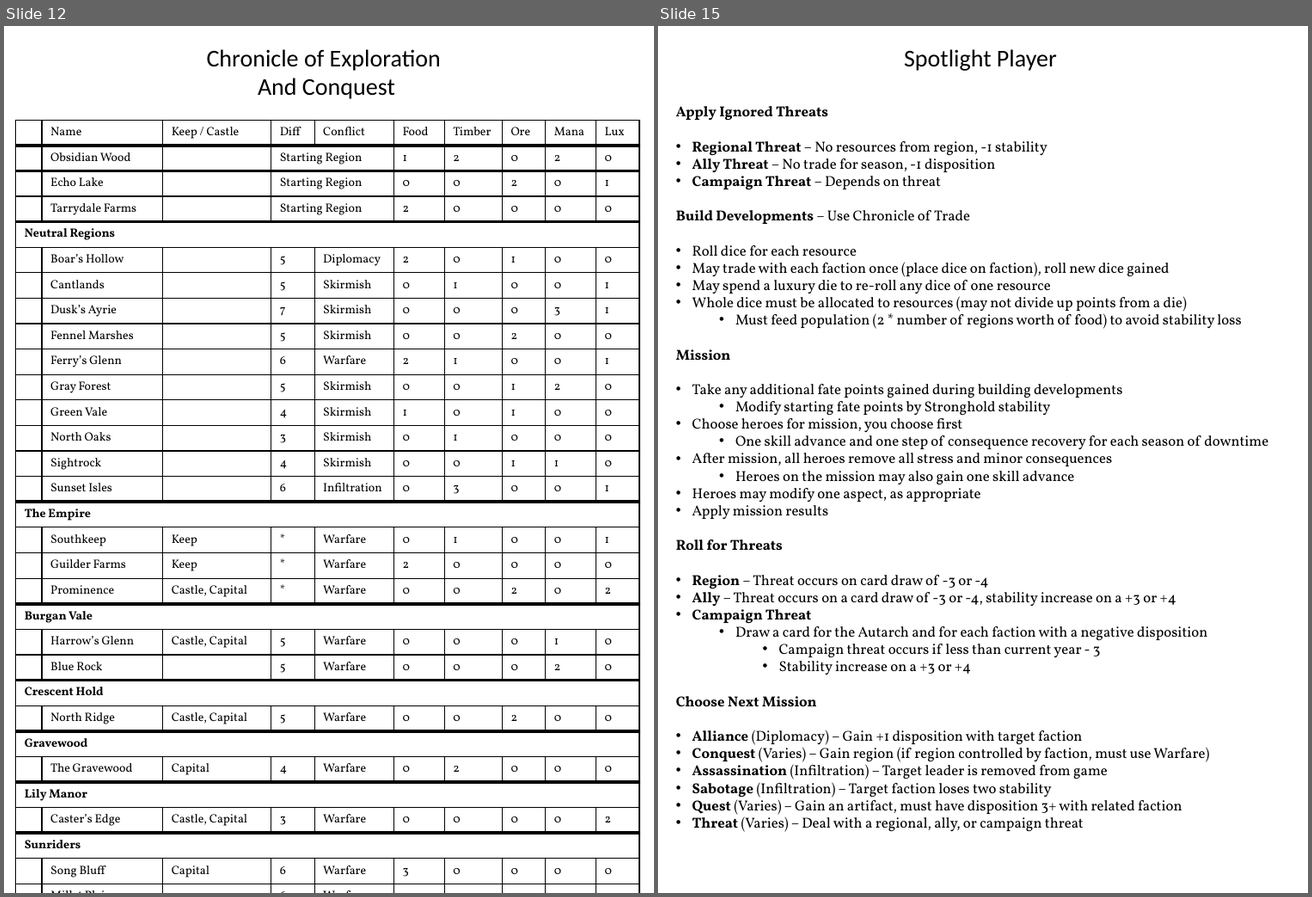
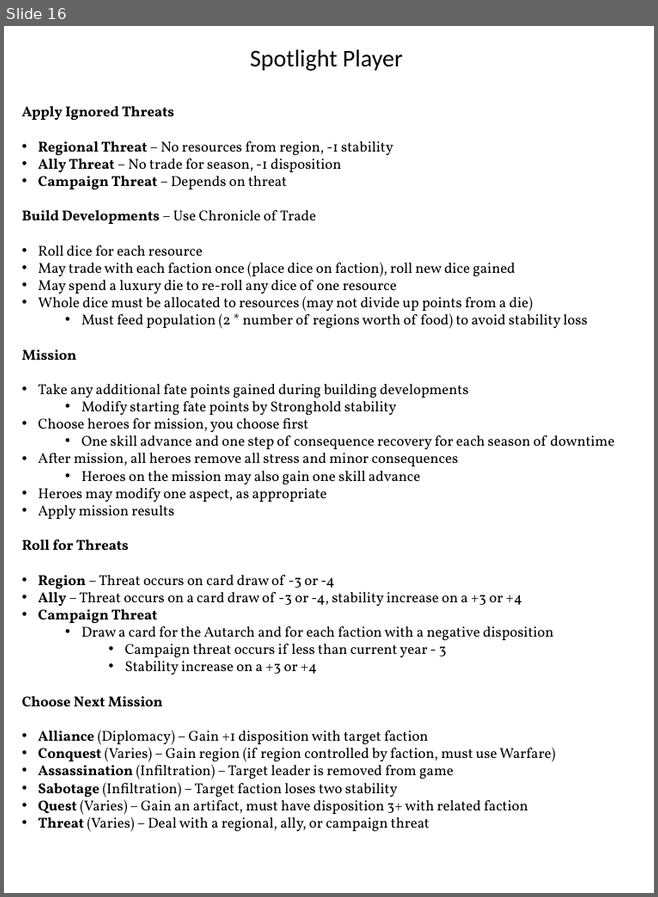
Before and after one commit to ziapeltagames/wrath-of-the-autarch, a slide deck: sheets/Core Sheets.pptx. Shown side by side, each under a label of ours: slides 12 and 15 before the commit, slide 16 after it; the slides between them are not shown. The pictures are 1312x897 and 658x897 pixels, drawn with LibreOffice and Linux fonts; fonts in the diff are those of the drawing. Boxes give left, top, right and bottom in pixels: in the first picture for what was removed or moved away, otherwise in the second. Text is boxed around its words. In the diff, an @@ line names an element or a change of style, - is before the commit and + after.

Commit message:
Empire Updates
Updates to the main Imperial quests.

```diff
--- a/sheets/Core Sheets.pptx
+++ b/sheets/Core Sheets.pptx
@@ slide 12 removed at [4,26,654,893], background #FFFFFF @@
@@ text removed at [207,49,441,99] @@
-Chronicle of Exploration
-And Conquest
@@ table removed at [16,120,640,881], 32 rows, 10 columns @@
- | Name | Keep / Castle | Diff | Conflict | Food | Timber | Ore | Mana | Lux
- | Obsidian Wood |  | Starting Region |  | 1 | 2 | 0 | 2 | 0
- | Echo Lake |  | Starting Region |  | 0 | 0 | 2 | 0 | 1
- | Tarrydale Farms |  | Starting Region |  | 2 | 0 | 0 | 0 | 0
-Neutral Regions |  |  |  |  |  |  |  |  | 
- | Boar’s Hollow |  | 5 | Diplomacy | 2 | 0 | 1 | 0 | 0
- | Cantlands |  | 5 | Skirmish | 0 | 1 | 0 | 0 | 1
- | Dusk’s Ayrie |  | 7 | Skirmish | 0 | 0 | 0 | 3 | 1
- | Fennel Marshes |  | 5 | Skirmish | 0 | 0 | 2 | 0 | 0
- | Ferry’s Glenn |  | 6 | Warfare | 2 | 1 | 0 | 0 | 1
- | Gray Forest |  | 5 | Skirmish | 0 | 0 | 1 | 2 | 0
- | Green Vale |  | 4 | Skirmish | 1 | 0 | 1 | 0 | 0
- | North Oaks |  | 3 | Skirmish | 0 | 1 | 0 | 0 | 0
- | Sightrock |  | 4 | Skirmish | 0 | 0 | 1 | 1 | 0
- | Sunset Isles |  | 6 | Infiltration | 0 | 3 | 0 | 0 | 1
-The Empire |  |  |  |  |  |  |  |  | 
- | Southkeep | Keep | * | Warfare | 0 | 1 | 0 | 0 | 1
- | Guilder Farms | Keep | * | Warfare | 2 | 0 | 0 | 0 | 0
- | Prominence | Castle, Capital | * | Warfare | 0 | 0 | 2 | 0 | 2
-Burgan Vale |  |  |  |  |  |  |  |  | 
- | Harrow’s Glenn | Castle, Capital | 5 | Warfare | 0 | 0 | 0 | 1 | 0
- | Blue Rock |  | 5 | Warfare | 0 | 0 | 0 | 2 | 0
-Crescent Hold |  |  |  |  |  |  |  |  | 
- | North Ridge | Castle, Capital | 5 | Warfare | 0 | 0 | 2 | 0 | 0
-Gravewood |  |  |  |  |  |  |  |  | 
- | The Gravewood | Capital | 4 | Warfare | 0 | 2 | 0 | 0 | 0
-Lily Manor |  |  |  |  |  |  |  |  | 
- | Caster’s Edge | Castle, Capital | 3 | Warfare | 0 | 0 | 0 | 0 | 2
-Sunriders |  |  |  |  |  |  |  |  | 
- | Song Bluff | Capital | 6 | Warfare | 3 | 0 | 0 | 0 | 0
- | Millet Plain |  | 6 | Warfare | 1 | 1 | 0 | 0 | 0
-Totals |  |  |  |  |  |  |  |  | 
@@ what was slide 15 is now slide 16 @@
```
Also in this commit, not shown: 9 slides changed, 2 slides added, 28 other files.
